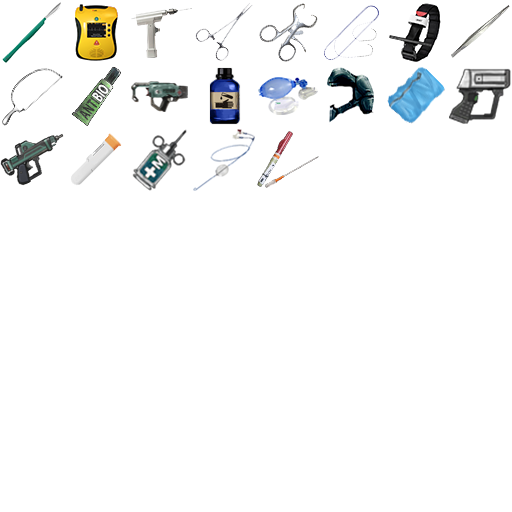
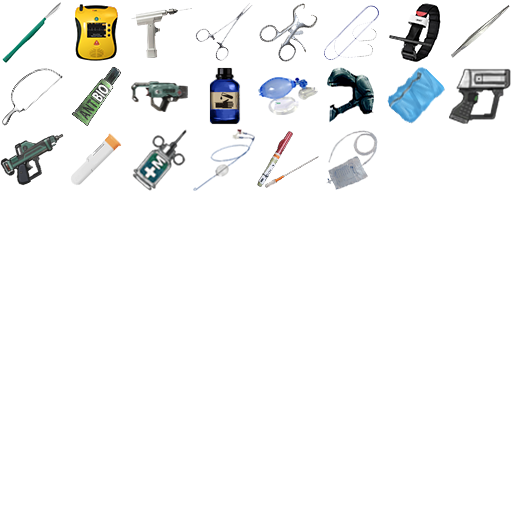
Layer changes from the first (512, 512) image to the second:
added layer "drain copy" above "Layer 14" over [326, 130, 378, 190]
